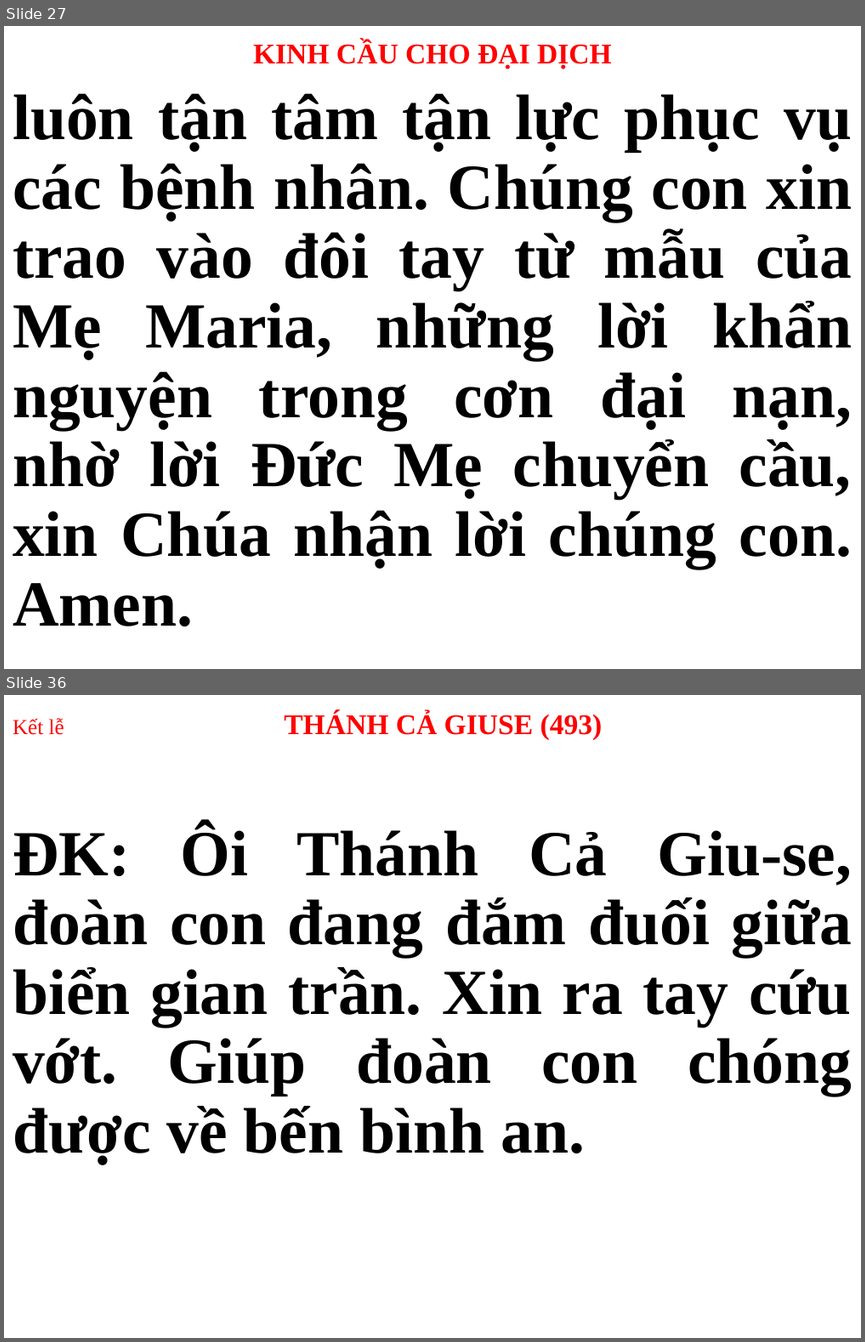
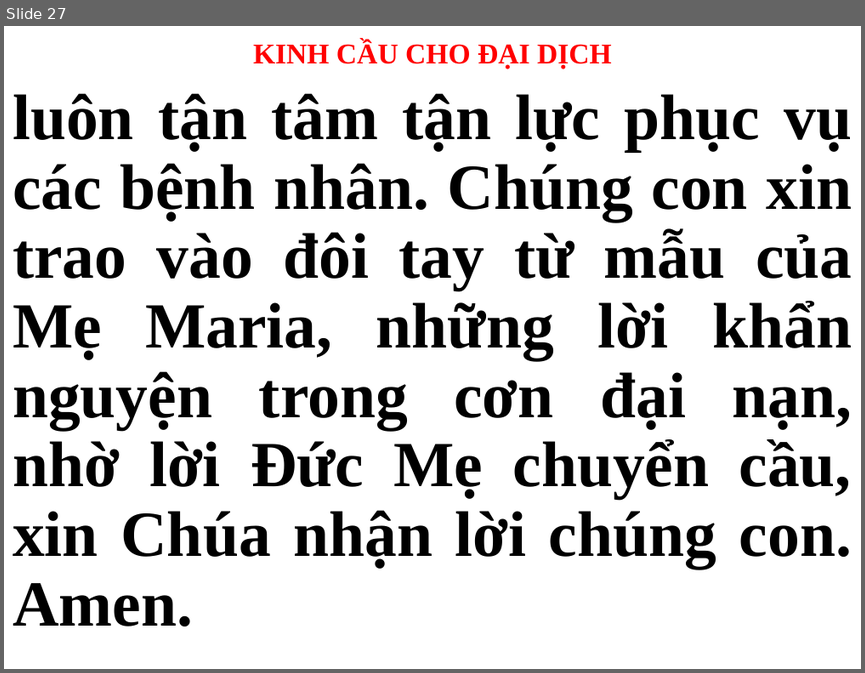
Before and after one commit to webfullstack99/usb-songs, a slide deck: CN.pptx. Shown one above the other, each under a label of ours: slides 27 and 36 before the commit, slide 27 after it; the slides between them are not shown. The pictures are 865x1342 and 865x673 pixels, drawn with LibreOffice and Linux fonts; fonts in the diff are those of the drawing. Boxes give left, top, right and bottom in pixels: in the first picture for what was removed or moved away, otherwise in the second. Text is boxed around its words. In the diff, an @@ line names an element or a change of style, - is before the commit and + after.

```diff
--- a/CN.pptx
+++ b/CN.pptx
@@ slide 36 removed at bbox=[4, 695, 861, 1338], background #FFFFFF @@
@@ title removed at bbox=[12, 711, 602, 739] @@
-Kết lễ THÁNH CẢ GIUSE (493)
@@ subtitle removed at bbox=[12, 825, 852, 1165] @@
-ĐK: Ôi Thánh Cả Giu-se, đoàn con đang đắm đuối giữa biển gian trần. Xin ra tay cứu vớt. Giúp đoàn con chóng được về bến bình an.
```
Also in this commit, not shown: 2 slides changed, 44 slides added, 30 other slides removed.
